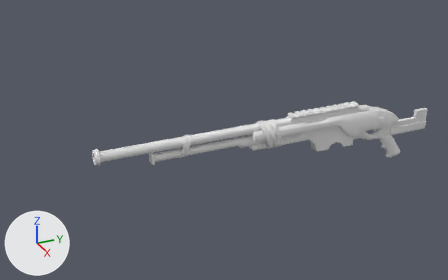
Before and after pictures for a commit that changed the FBX model Assets/6v6Shooter/Meshes/Weapons/Primary Weapons/SR/[Sniper rifle] Balista Vortex/[Sniper rifle] Ballista Vortex.fbx.
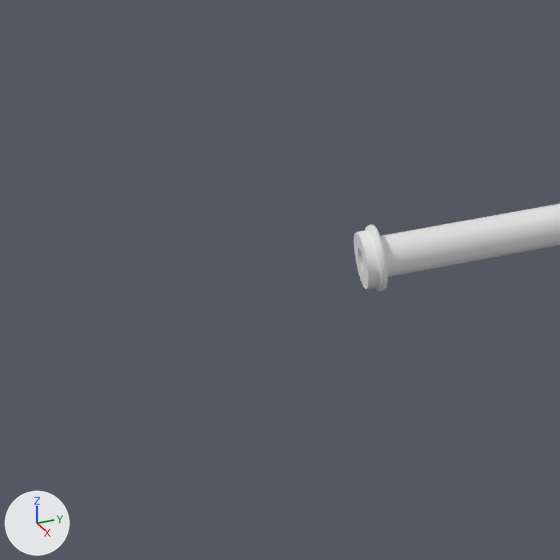
The first picture shows the older version from a 50 mm camera at (1.167, -0.606, 0.633) aimed at (-0.047, -0.06, 0.025). The close-ups show both versions on the part from 0% to 32% of the width and 32% to 84% of the height of that picture; other places that the commit changed are outside them. Lighting does not change. The marker at lower left points along +X, +Y and +Z. Materials are left out; every surface is plain grey. Where no turn or scale is listed for an object, it has been applied to the vertices.

In view in the first close-up: 'Base - Ballista Vortex'.
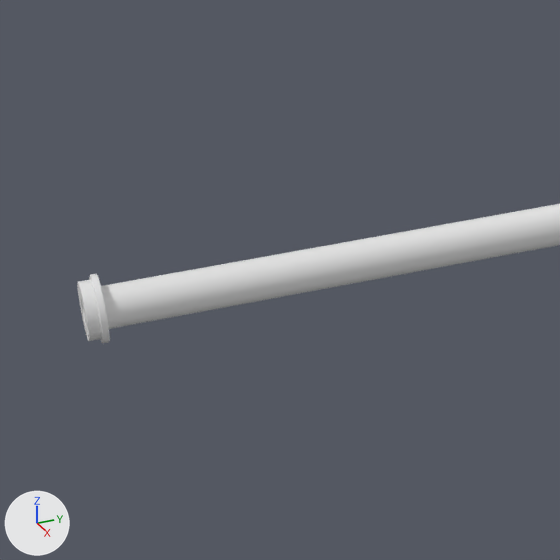
The newer file is also turned or shifted as a whole; pictures and numbers use the older file's frame.

Location of each change, [x1, y1, x2, y2] in pixels of the close-ups (560 x 560 px):
'Base - Ballista Vortex', reshaped
    before: [354, 204, 560, 291]
    after: [77, 204, 560, 343]

The change, as a list of edits to the scene's bpy script:
```text
Change me_base___ballista_vortex:
    used by ob_base___ballista_vortex; location = (0.0, 0.0, 0.0)
    remove me_base___ballista_vortex.from_pydata(...)  # 4104 vertices, 4284 faces; spans x -0.05..0.028, y -0.377..0.5, z -0.09..0.084
    add me_base___ballista_vortex.from_pydata(...)  # 4664 vertices, 4948 faces; spans x -0.05..0.025, y -0.522..0.5, z -0.09..0.084
    me_base___ballista_vortex part 1: 192 vertices moved from x -0.018..0.018, y -0.377..-0.348, z 0.045..0.081 to x -0.018..0.018, y -0.522..-0.493, z 0.045..0.081
```
